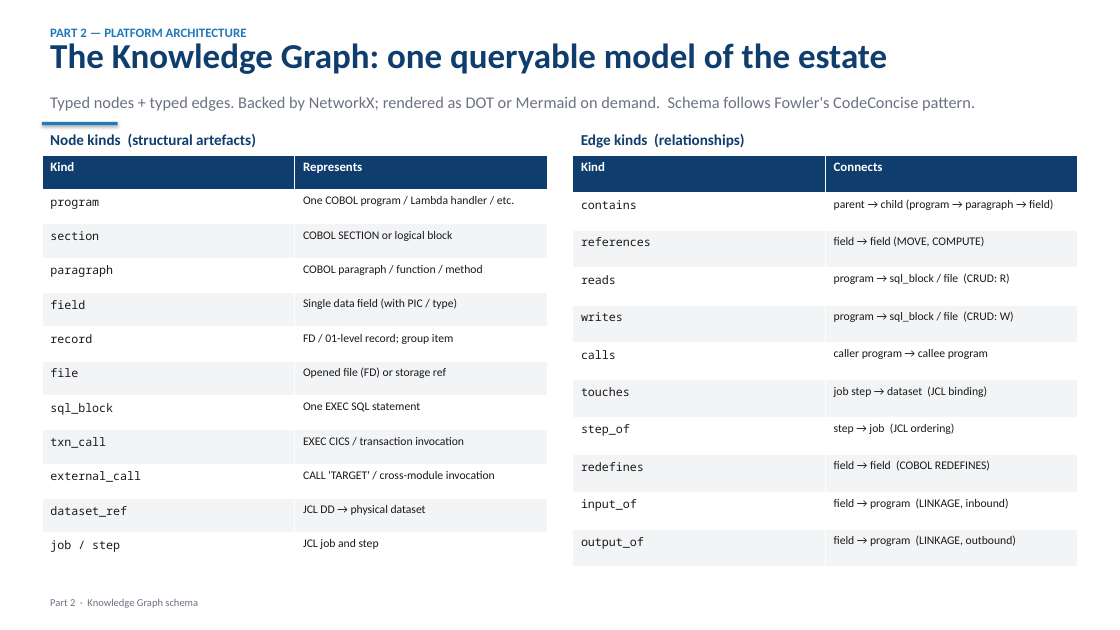
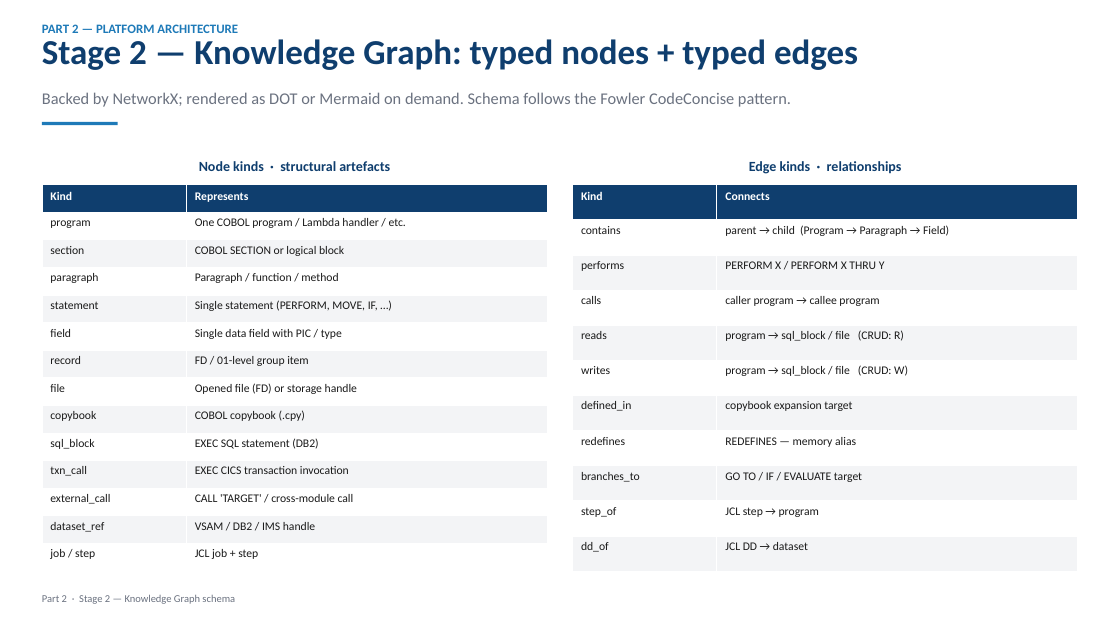
Before and after one commit to cwijayasundara/legacy_mod_maf_v2, a slide deck: slide 12 of docs/design_deck.pptx (slide 9 before the commit). Drawn at 1120x630 pixels with LibreOffice and Linux fonts; fonts in the diff are those of the drawing. Boxes give left, top, right and bottom in pixels: in the first picture for what was removed or moved away, otherwise in the second. Text is boxed around its words. In the diff, an @@ line names an element or a change of style, - is before the commit and + after.

```diff
--- a/docs/design_deck.pptx
+++ b/docs/design_deck.pptx
@@ text "PART 2 — PLATFORM ARCHITECTURE": place and size @@
-text "PART 2 — PLATFORM ARCHITECTURE" at <box>50,28,247,37</box>
+text "PART 2 — PLATFORM ARCHITECTURE" at <box>42,24,238,33</box>
@@ text at <box>42,39,858,70</box>: text changed @@
-The Knowledge Graph: one queryable model of the estate
+Stage 2 — Knowledge Graph: typed nodes + typed edges
@@ text at <box>42,92,791,107</box>: text changed @@
-Typed nodes + typed edges. Backed by NetworkX; rendered as DOT or Mermaid on demand. Schema follows Fowler's CodeConcise pattern.
+Backed by NetworkX; rendered as DOT or Mermaid on demand. Schema follows the Fowler CodeConcise pattern.
@@ rectangle at <box>42,122,118,125</box>: shadow off @@
@@ text "Node kinds · structural artefacts" at <box>199,161,390,171</box>: vertical alignment top to middle @@
@@ text at <box>199,161,390,171</box>: text changed; size 13 to 12 pt @@
-Node kinds (structural artefacts)
+Node kinds · structural artefacts
@@ text "Edge kinds · relationships" at <box>749,161,902,174</box>: vertical alignment top to middle @@
@@ text at <box>749,161,902,174</box>: text changed; size 13 to 12 pt @@
-Edge kinds (relationships)
+Edge kinds · relationships
@@ table at <box>42,185,548,571</box> @@
-row 4: paragraph | COBOL paragraph / function / method
-row 5: field | Single data field (with PIC / type)
-row 6: record | FD / 01-level record; group item
-row 7: file | Opened file (FD) or storage ref
-row 8: sql_block | One EXEC SQL statement
-row 9: txn_call | EXEC CICS / transaction invocation
-row 10: external_call | CALL 'TARGET' / cross-module invocation
-row 11: dataset_ref | JCL DD → physical dataset
-row 12: job / step | JCL job and step
+row 4: paragraph | Paragraph / function / method
+row 5: statement | Single statement (PERFORM, MOVE, IF, …)
+row 6: field | Single data field with PIC / type
+row 7: record | FD / 01-level group item
+row 8: file | Opened file (FD) or storage handle
+row 9: copybook | COBOL copybook (.cpy)
+row 10: sql_block | EXEC SQL statement (DB2)
+row 11: txn_call | EXEC CICS transaction invocation
+row 12: external_call | CALL 'TARGET' / cross-module call
+row 13: dataset_ref | VSAM / DB2 / IMS handle
+row 14: job / step | JCL job + step
@@ table: place and size @@
-table at <box>42,155,548,567</box>
+table at <box>42,185,548,571</box>
@@ table at <box>573,185,1079,571</box> @@
-row 2: contains | parent → child (program → paragraph → field)
-row 3: references | field → field (MOVE, COMPUTE)
+row 2: contains | parent → child (Program → Paragraph → Field)
+row 3: performs | PERFORM X / PERFORM X THRU Y
+row 4: calls | caller program → callee program
-row 6: calls | caller program → callee program
-row 7: touches | job step → dataset (JCL binding)
-row 8: step_of | step → job (JCL ordering)
-row 9: redefines | field → field (COBOL REDEFINES)
-row 10: input_of | field → program (LINKAGE, inbound)
-row 11: output_of | field → program (LINKAGE, outbound)
+row 7: defined_in | copybook expansion target
+row 8: redefines | REDEFINES — memory alias
+row 9: branches_to | GO TO / IF / EVALUATE target
+row 10: step_of | JCL step → program
+row 11: dd_of | JCL DD → dataset
@@ size 11 to 10 pt in "Kind", "Connects" @@
@@ font Noto Sans Mono to Calibri in "contains" @@
@@ table: place and size @@
-table at <box>573,155,1079,567</box>
+table at <box>573,185,1079,571</box>
@@ text at <box>42,595,235,604</box>: text changed @@
-Part 2 · Knowledge Graph schema
+Part 2 · Stage 2 — Knowledge Graph schema
```
Also in this commit, not shown: 27 other slides changed, 9 slides added, 3 slides removed, 1 other file.
